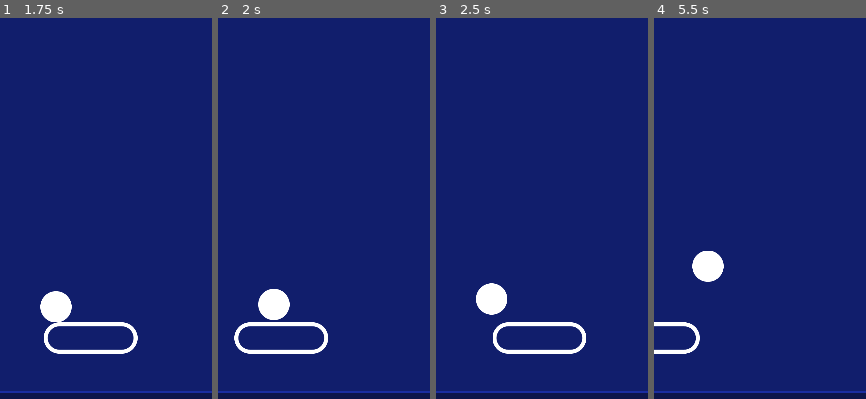
Above: before the commit, frames 1-4 (left to right).
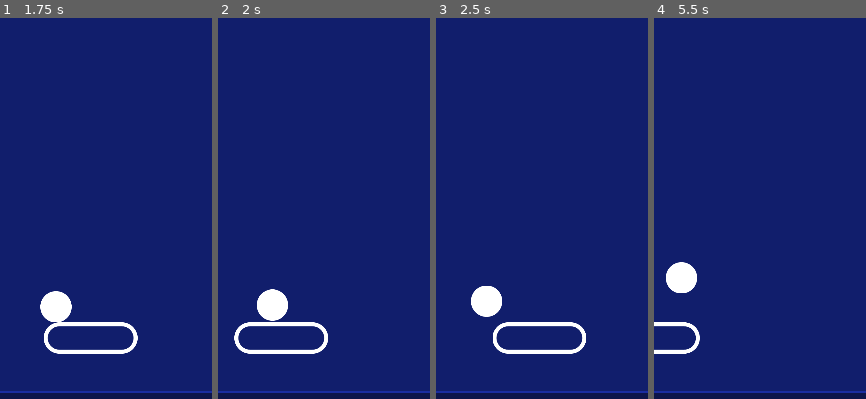
Above: after the commit, the same moments.

Repository: Bluenix2/Project-Breakout
Game: Godot game, scene res://scenes/game.tscn
Two runs of this game, one before a commit and one after it. Both use one fixed random seed, a clock stepped at 60 frames per second and the inputs below.
Inputs:
- Up to frame 1 (1.75 s): tap Enter at 0.5 s; hold Right (ui_right) 0.53-1.28 s; tap Space at 1.25 s; hold Left (ui_left) from 1.28 s (still down)
- Up to frame 2 (2 s): keep holding Left (ui_left)
- Up to frame 3 (2.5 s): release Left (ui_left) at 2.03 s; hold Right (ui_right) from 2.03 s (still down)
- Up to frame 4 (5.5 s): release Right (ui_right) at 3.53 s; hold Left (ui_left) from 3.53 s (still down)
The pictures show only the part of the screen within x 38-88%, y 50-100%; the shares and areas given below are measured in that part.

Frame 1 is identical in both runs. In frame 2, 0.2% of the frame differs, in the area x 18-34%, y 71-80%; in frame 3, 0.5%; in frame 4, 1.9%, in the area x 5-34%, y 61-73%.

Commit message:
Fix floor collisions

Diff:
--- a/project.godot
+++ b/project.godot
@@ -9,13 +9,25 @@
 config_version=4
 
 _global_script_classes=[ {
+"base": "RigidBody2D",
+"class": "Ball",
+"language": "GDScript",
+"path": "res://scripts/ball.gd"
+}, {
+"base": "StaticBody2D",
+"class": "Brick",
+"language": "GDScript",
+"path": "res://scripts/brick.gd"
+}, {
 "base": "KinematicBody2D",
-"class": "Player",
+"class": "Platform",
 "language": "GDScript",
 "path": "res://scripts/platform.gd"
 } ]
 _global_script_class_icons={
-"Player": ""
+"Ball": "",
+"Brick": "",
+"Platform": ""
 }
 
 [application]
--- a/scenes/game.tscn
+++ b/scenes/game.tscn
@@ -1,10 +1,11 @@
-[gd_scene load_steps=6 format=2]
+[gd_scene load_steps=7 format=2]
 
 [ext_resource path="res://scenes/level.tscn" type="PackedScene" id=1]
 [ext_resource path="res://scenes/ball.tscn" type="PackedScene" id=2]
 [ext_resource path="res://scenes/platform.tscn" type="PackedScene" id=3]
 [ext_resource path="res://scripts/game.gd" type="Script" id=4]
 [ext_resource path="res://assets/background.png" type="Texture" id=5]
+[ext_resource path="res://scripts/ball.gd" type="Script" id=6]
 
 [node name="Game" type="Node"]
 script = ExtResource( 4 )
@@ -12,7 +13,7 @@
 [node name="Walls" type="StaticBody2D" parent="."]
 
 [node name="CollisionPolygon" type="CollisionPolygon2D" parent="Walls"]
-polygon = PoolVector2Array( 60, 80, 60, 2480, 1380, 2480, 1380, 80, 60, 80, 60, -200, 1520, -200, 1520, 2760, -80, 2760, -80, -200, 60, -200 )
+polygon = PoolVector2Array( 60, 2760, 60, 80, 1380, 80, 1380, 2760, 1520, 2760, 1520, -200, -80, -200, -80, 2760 )
 
 [node name="Sprite" type="Sprite" parent="Walls"]
 texture = ExtResource( 5 )
@@ -26,7 +27,11 @@
 
 [node name="Ball" parent="." instance=ExtResource( 2 )]
 position = Vector2( 736, 2208 )
+contacts_reported = 1
+contact_monitor = true
+script = ExtResource( 6 )
 
 [node name="Camera" type="Camera2D" parent="."]
 offset = Vector2( 720, 1280 )
 current = true
+[connection signal="body_entered" from="Ball" to="Ball" method="_on_collision"]
